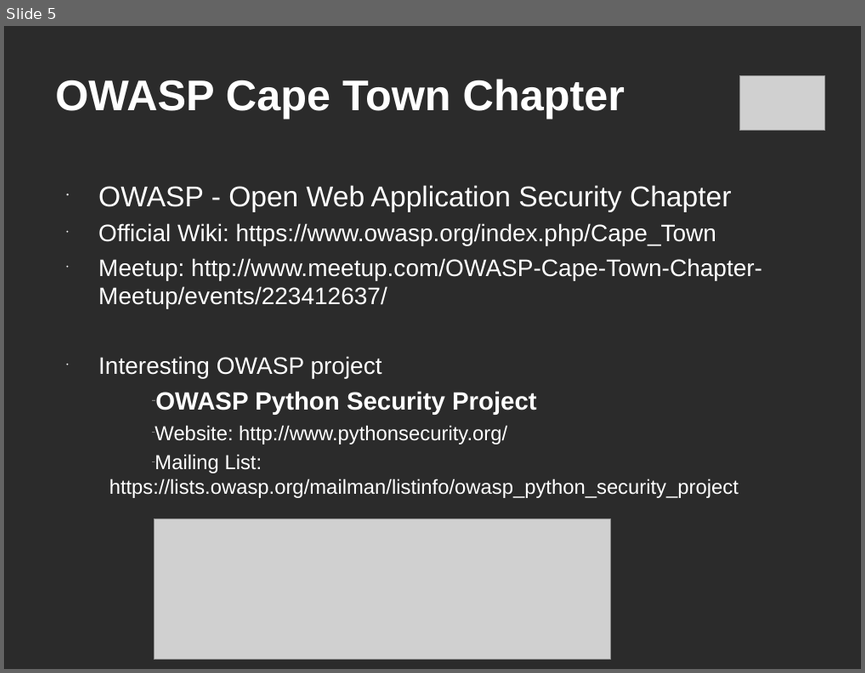
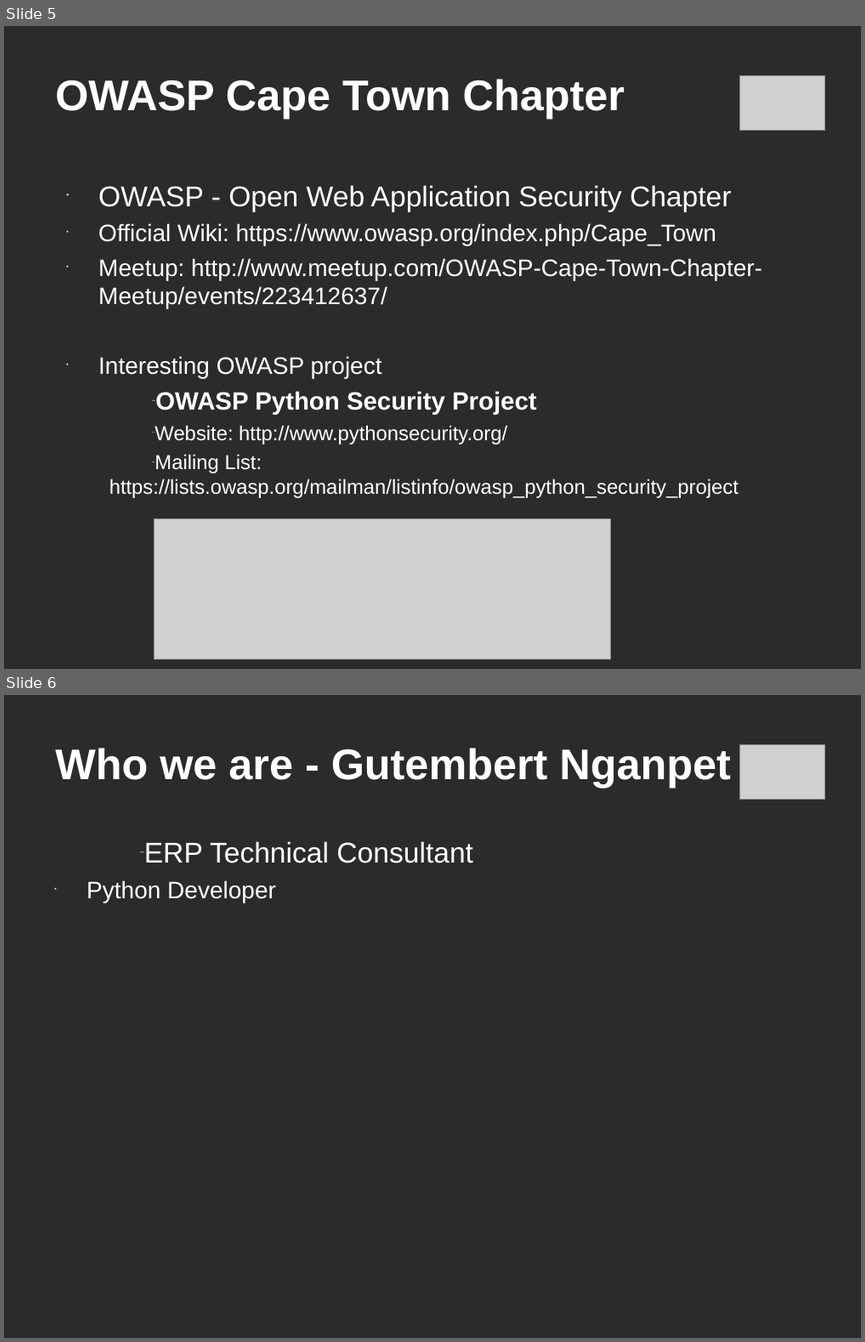
Before and after one commit to c-goosen/ctpug_11_july, a slide deck: Presentation/ctpug-odoo-11_july.ppt. Shown one above the other, each under a label of ours: slide 5 before the commit, slides 5 and 6 after it. The pictures are 865x673 and 865x1342 pixels, drawn with LibreOffice and Linux fonts; fonts in the diff are those of the drawing; grey boxes stand for pictures; background and template pictures are left out; a plain dark background stands for a picture behind light text. Boxes give left, top, right and bottom in pixels: in the first picture for what was removed or moved away, otherwise in the second. Text is boxed around its words. In the diff, an @@ line names an element or a change of style, - is before the commit and + after.

Commit message:
Gutember slide

```diff
--- a/Presentation/ctpug-odoo-11_july.ppt
+++ b/Presentation/ctpug-odoo-11_july.ppt
@@ slide 6 added at (x1=4, y1=695, x2=861, y2=1338), background picture (left out) @@
@@ picture added at (x1=739, y1=744, x2=825, y2=800) @@
@@ title added at (x1=55, y1=748, x2=730, y2=788), 36 pt, text #FFFFFF, bold @@
+Who we are - Gutembert Nganpet
@@ text added at (x1=86, y1=841, x2=473, y2=902), 24 pt, text #FFFFFF @@
+  – ERP Technical Consultant
+• Python Developer
```
Also in this commit, not shown: 1 slide changed.
